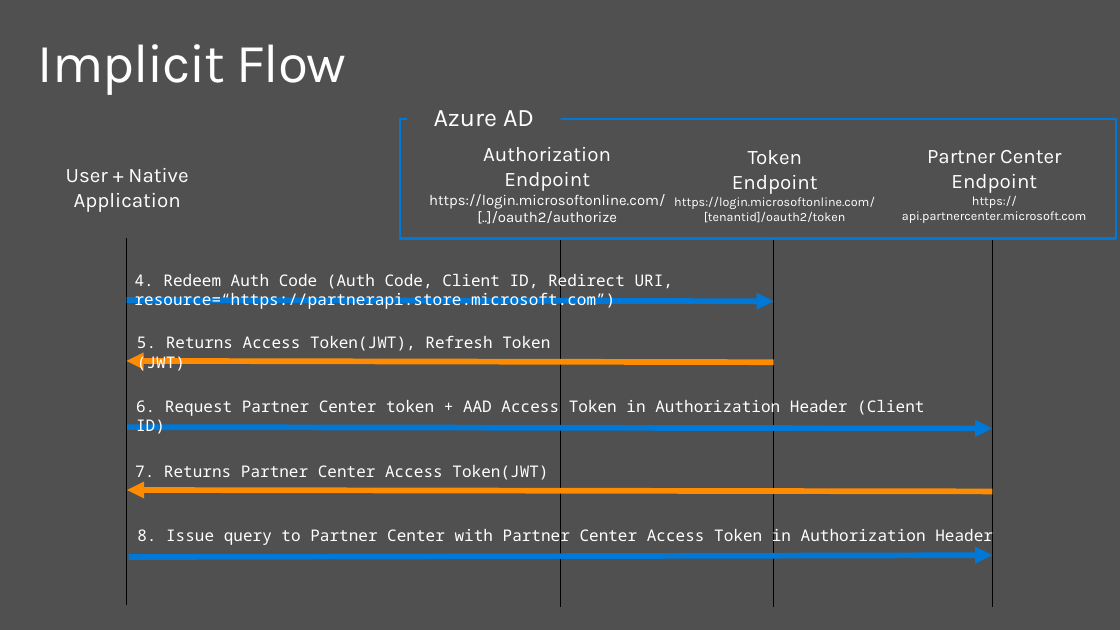
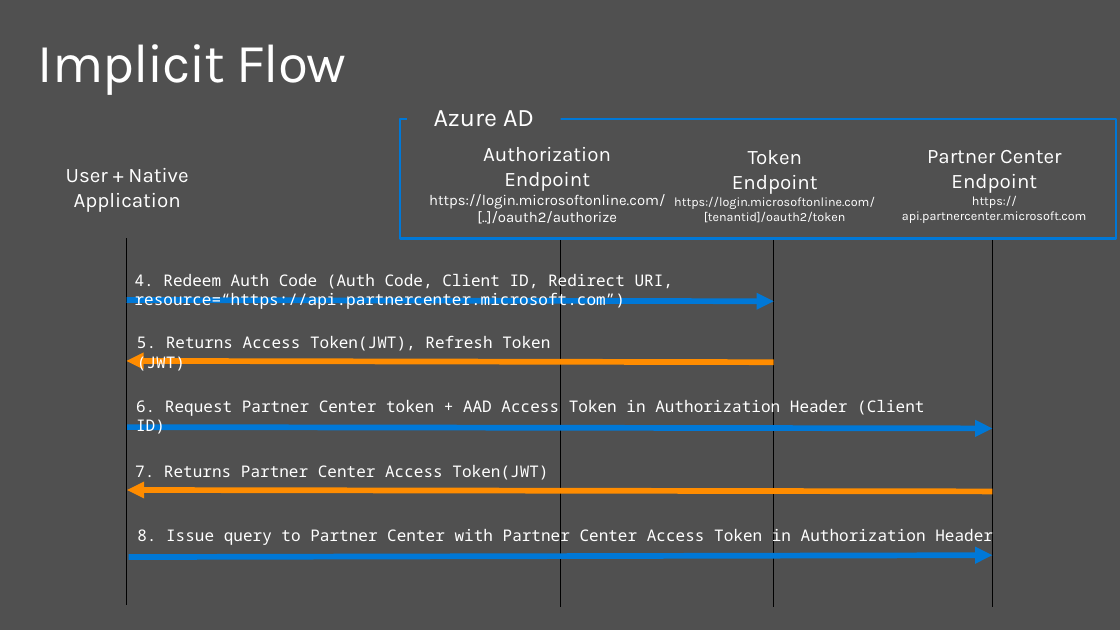
Before and after one commit to isabella232/training-course, a slide deck: slide 49 of mod-02-azuread/mod-02-azuread.pptx. Drawn at 1120x630 pixels with LibreOffice and Linux fonts; fonts in the diff are those of the drawing; background and template pictures are left out. Boxes give left, top, right and bottom in pixels: in the first picture for what was removed or moved away, otherwise in the second. Text is boxed around its words. In the diff, an @@ line names an element or a change of style, - is before the commit and + after.

Commit message:
update slides and demos with Partner Center SDK GA updates

```diff
--- a/mod-02-azuread/mod-02-azuread.pptx
+++ b/mod-02-azuread/mod-02-azuread.pptx
@@ text at [135,271,673,311]: text changed @@
-4. Redeem Auth Code (Auth Code, Client ID, Redirect URI, resource=“https://partnerapi.store.microsoft.com”)
+4. Redeem Auth Code (Auth Code, Client ID, Redirect URI, resource=“https://api.partnercenter.microsoft.com”)
```
Also in this commit, not shown: 4 other slides changed, 15 other files.
